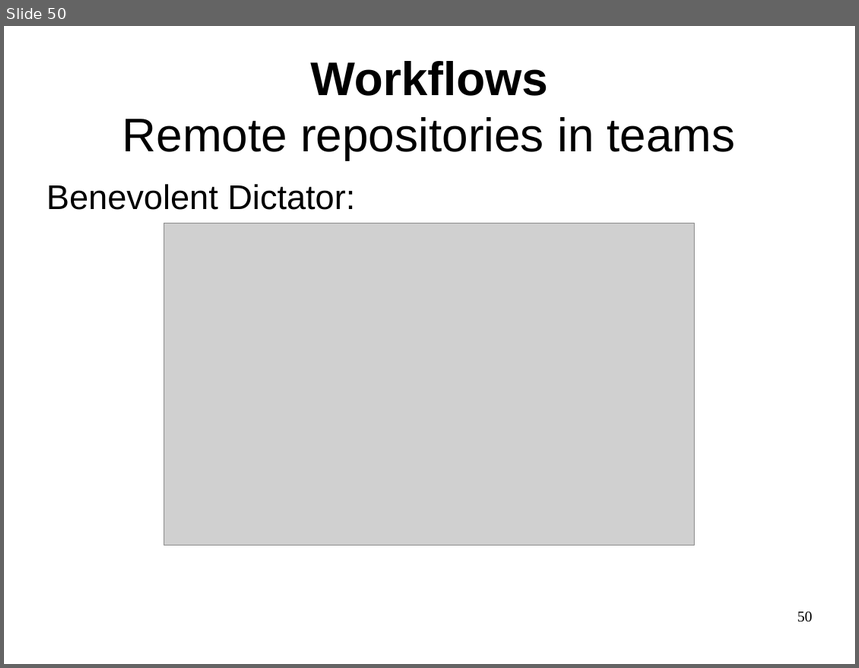
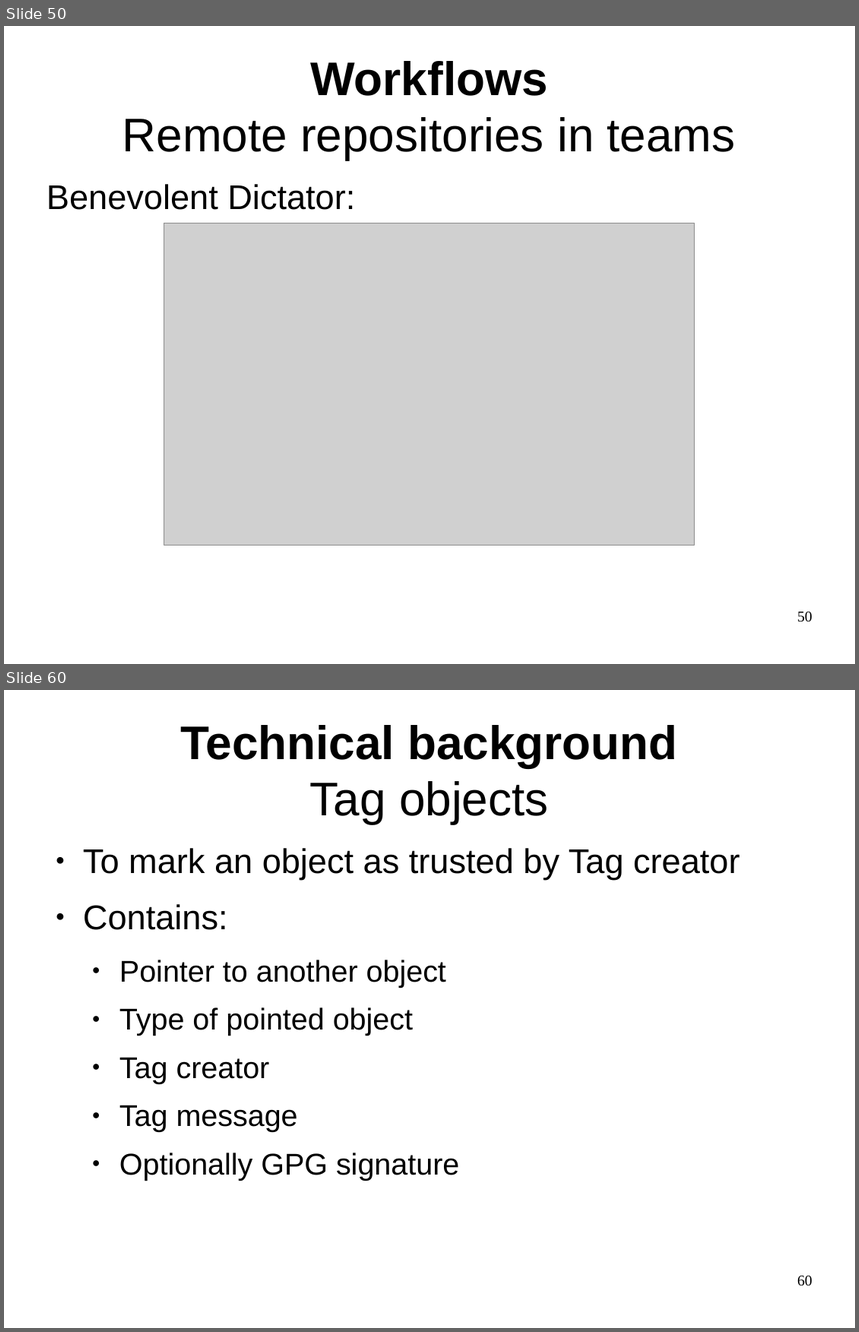
Before and after one commit to philpackmohr/git-paper, a slide deck: git-presentation.odp. Shown one above the other, each under a label of ours: slide 50 before the commit, slides 50 and 60 after it; the slides between them are not shown. The pictures are 859x668 and 859x1332 pixels, drawn with LibreOffice and Linux fonts; fonts in the diff are those of the drawing; grey boxes stand for pictures. Boxes give left, top, right and bottom in pixels: in the first picture for what was removed or moved away, otherwise in the second. Text is boxed around its words. In the diff, an @@ line names an element or a change of style, - is before the commit and + after.

```diff
--- a/git-presentation.odp
+++ b/git-presentation.odp
@@ slide 60 added at (4,690,855,1328), background #FFFFFF @@
@@ title added at (180,725,677,825), 44 pt, text #000000, bold @@
+Technical background
+Tag objects
@@ text added at (83,848,740,1181), 28 pt, text #000000 @@
+● To mark an object as trusted by Tag creator
+● Contains:
+  ● Pointer to another object
+  ● Type of pointed object
+  ● Tag creator
+  ● Tag message
+  ● Optionally GPG signature
@@ page number added at (797,1276,813,1287), 14 pt, text #000000 @@
+60
```
Also in this commit, not shown: 16 other slides added.
